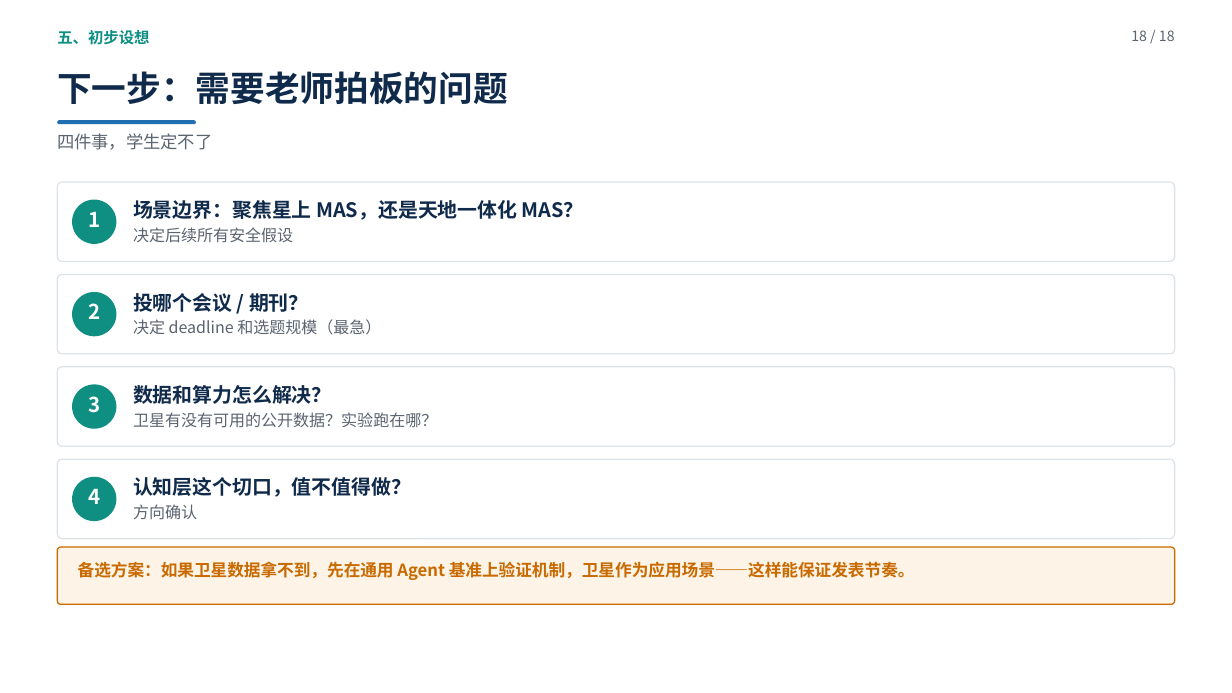
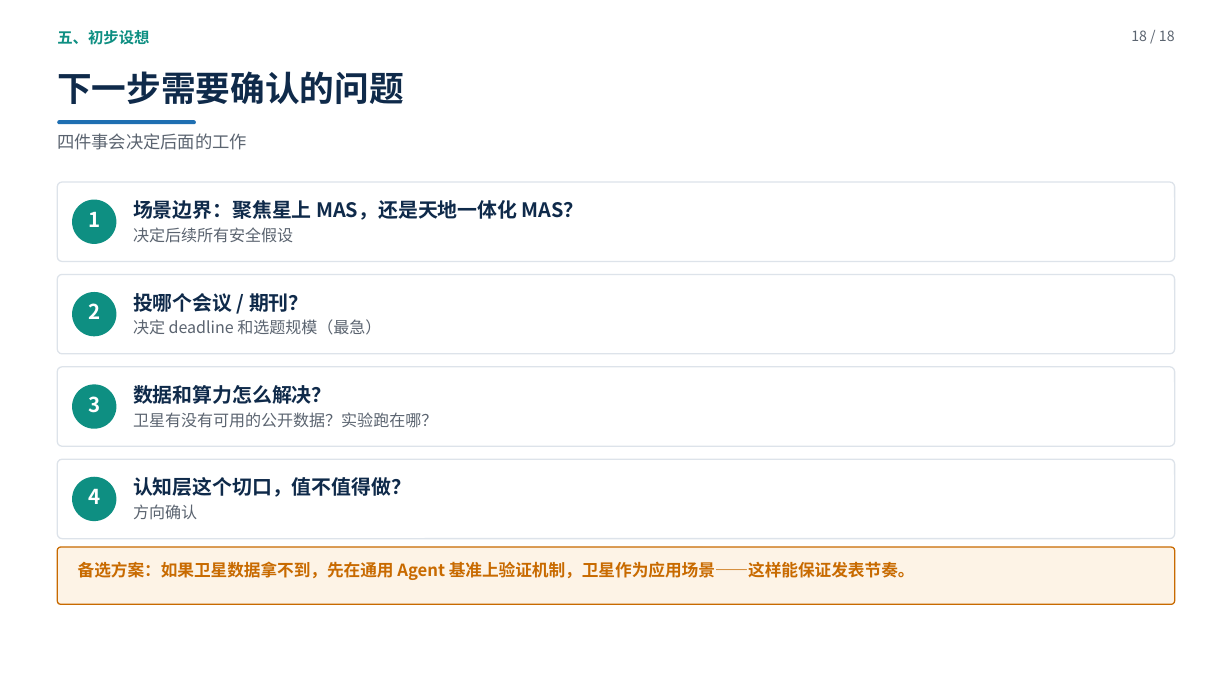
Before and after one commit to yiiiiiii1/multi-agent-remote-sensing, a slide deck: slide 18 of 阶段2-卫星多智能体防御/presentations/新方向调研汇报.pptx. Drawn at 1232x693 pixels with LibreOffice and Linux fonts; fonts in the diff are those of the drawing. Boxes give left, top, right and bottom in pixels: in the first picture for what was removed or moved away, otherwise in the second. Text is boxed around its words. In the diff, an @@ line names an element or a change of style, - is before the commit and + after.

```diff
--- a/阶段2-卫星多智能体防御/presentations/新方向调研汇报.pptx
+++ b/阶段2-卫星多智能体防御/presentations/新方向调研汇报.pptx
@@ text at <box>57,71,404,104</box>: text changed @@
-下一步：需要老师拍板的问题
+下一步需要确认的问题
@@ text at <box>57,133,247,150</box>: text changed @@
-四件事，学生定不了
+四件事会决定后面的工作
```
Also in this commit, not shown: 13 other slides changed, 2 other files.
